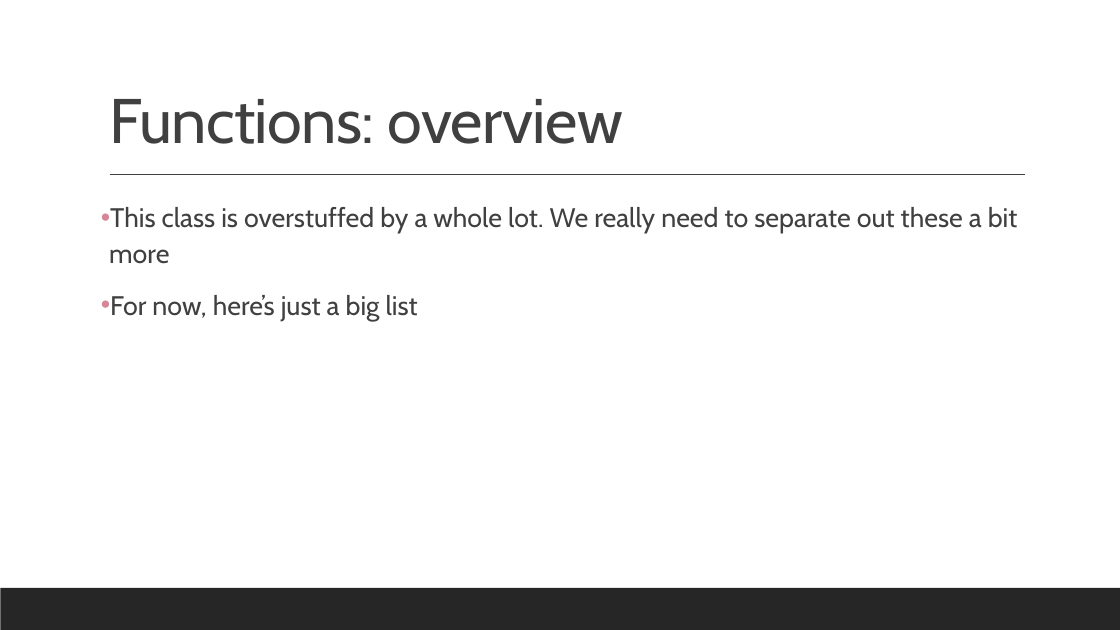
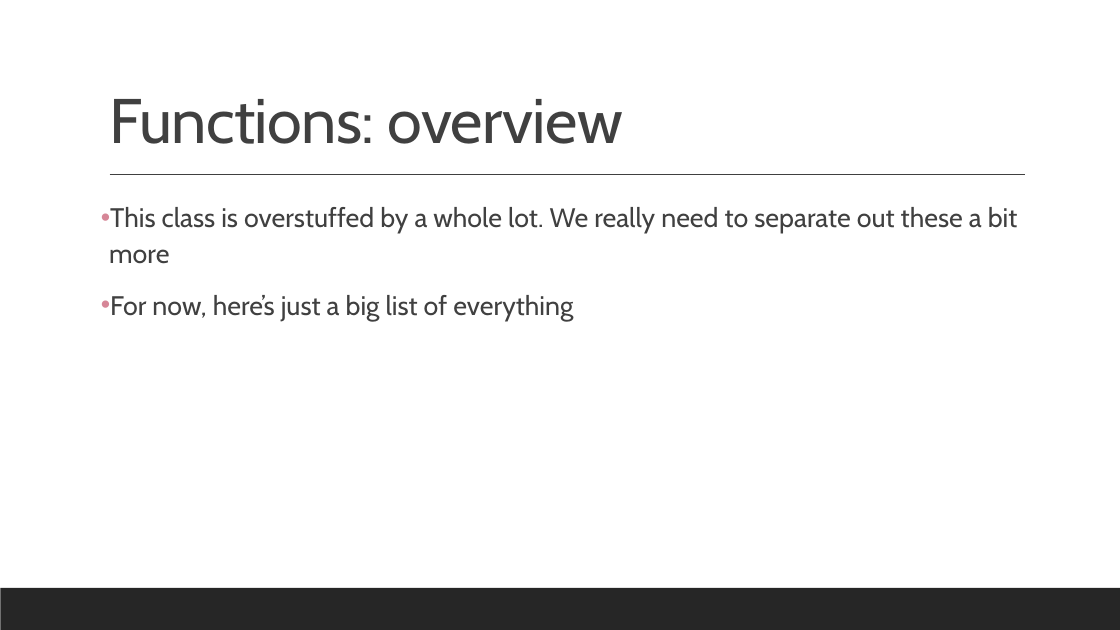
Before and after one commit to mathmauney/SAXSControl, a slide deck: slide 27 of Documentation.pptx. Drawn at 1120x630 pixels with LibreOffice and Linux fonts; fonts in the diff are those of the drawing. Boxes give left, top, right and bottom in pixels: in the first picture for what was removed or moved away, otherwise in the second. Text is boxed around its words. In the diff, an @@ line names an element or a change of style, - is before the commit and + after.

```diff
--- a/Documentation.pptx
+++ b/Documentation.pptx
@@ text at (110, 295, 573, 321): text changed @@
-• For now, here’s just a big list
+• For now, here’s just a big list of everything
```
Also in this commit, not shown: 2 other slides changed, 11 slides added, 1 other file.
